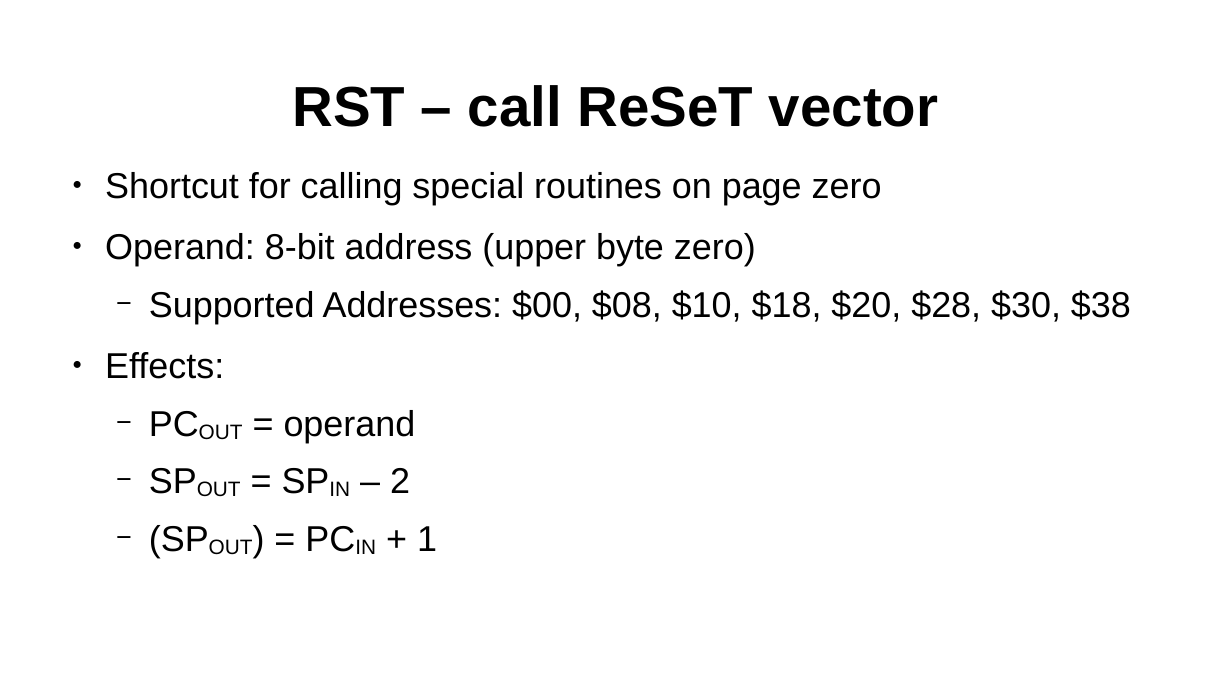
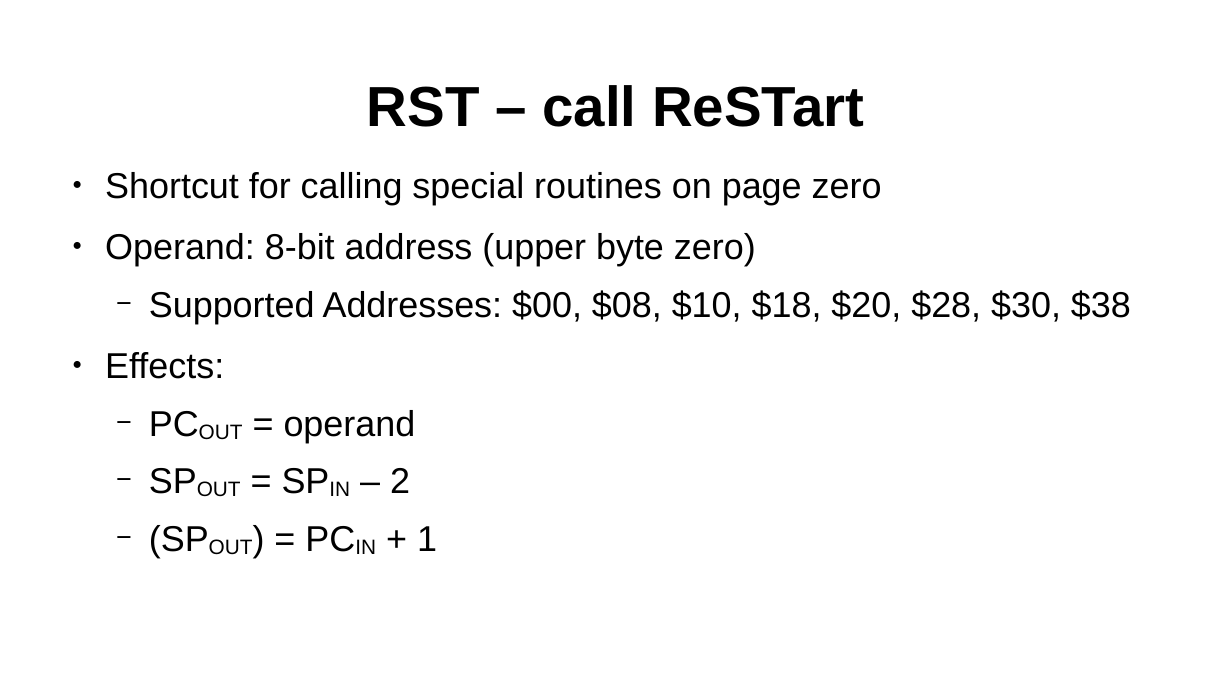
Before and after one commit to SlithyMatt/zxs-assembly-tutorial, a slide deck: slide 13 of Lesson6/Lesson6.odp. Drawn at 1232x693 pixels with LibreOffice and Linux fonts; fonts in the diff are those of the drawing. Boxes give left, top, right and bottom in pixels: in the first picture for what was removed or moved away, otherwise in the second. Text is boxed around its words. In the diff, an @@ line names an element or a change of style, - is before the commit and + after.

```diff
--- a/Lesson6/Lesson6.odp
+++ b/Lesson6/Lesson6.odp
@@ title at (x1=367, y1=85, x2=864, y2=127): text changed @@
-RST – call ReSeT vector
+RST – call ReSTart
```
Also in this commit, not shown: 3 other slides changed.
